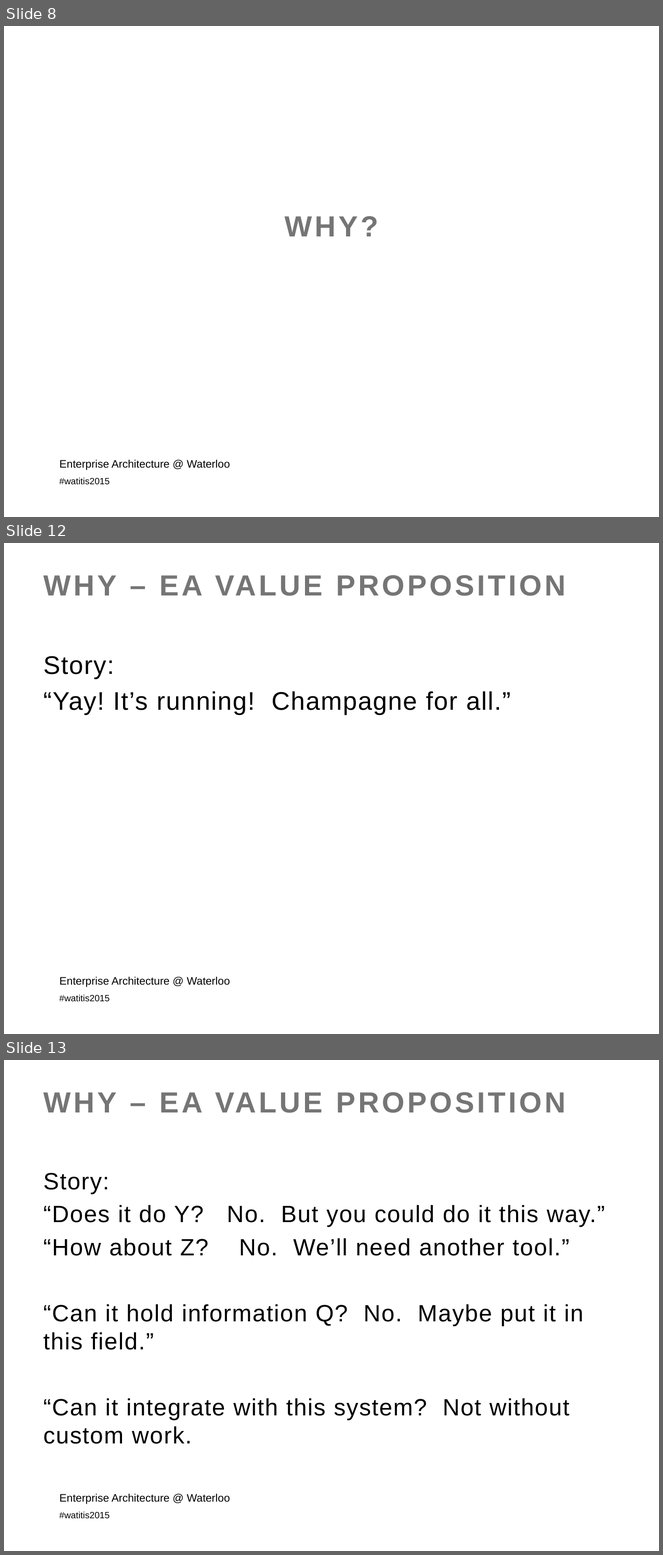
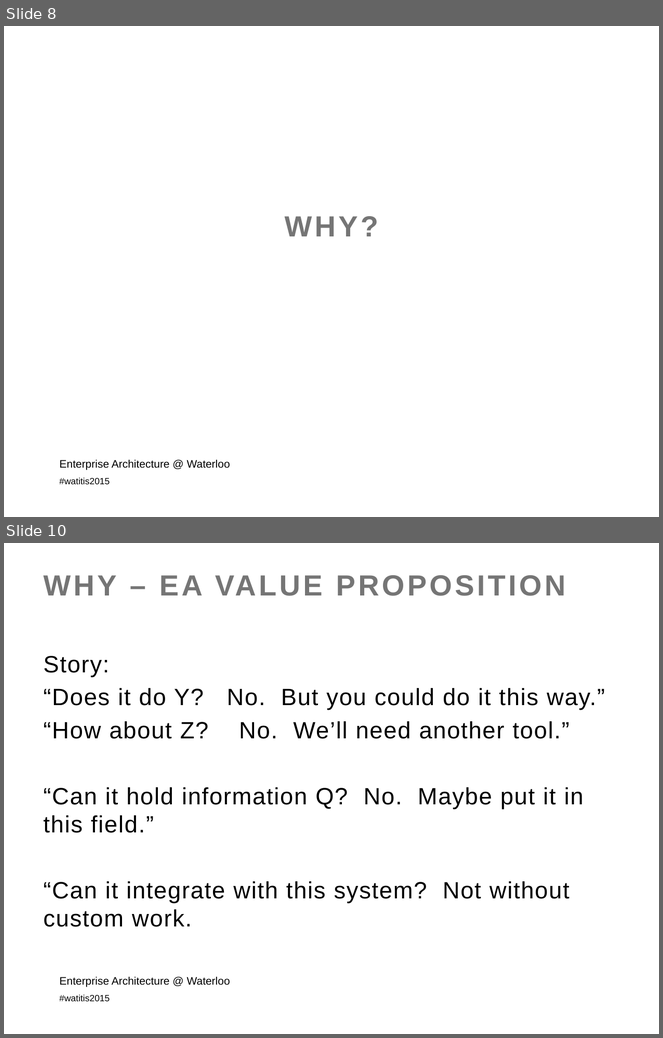
Before and after one commit to colinbellCA/presentation-istea-watitis2015, a slide deck: ISTEA-WatITis2015.pptx. Shown one above the other, each under a label of ours: slides 8, 12 and 13 before the commit, slides 8 and 10 after it; the slides between them are not shown. The pictures are 663x1555 and 663x1038 pixels, drawn with LibreOffice and Linux fonts; fonts in the diff are those of the drawing; background and template pictures are left out. Boxes give left, top, right and bottom in pixels: in the first picture for what was removed or moved away, otherwise in the second. Text is boxed around its words. In the diff, an @@ line names an element or a change of style, - is before the commit and + after.

Commit message:
Story complete.

```diff
--- a/ISTEA-WatITis2015.pptx
+++ b/ISTEA-WatITis2015.pptx
@@ slide 12 removed at <box>4,543,659,1034</box>, background picture (left out); not listed: 1 template element that a slide beside it also shows @@
@@ title removed at <box>44,575,566,596</box> @@
-WHY – EA VALUE PROPOSITION
@@ text removed at <box>44,656,511,715</box> @@
-Story:
-“Yay! It’s running! Champagne for all.”
@@ text removed at <box>60,977,230,987</box> @@
-Enterprise Architecture @ Waterloo
@@ what was slide 13 is now slide 10 @@
```
Also in this commit, not shown: 1 slide added, 3 other slides removed, 2 other files.
